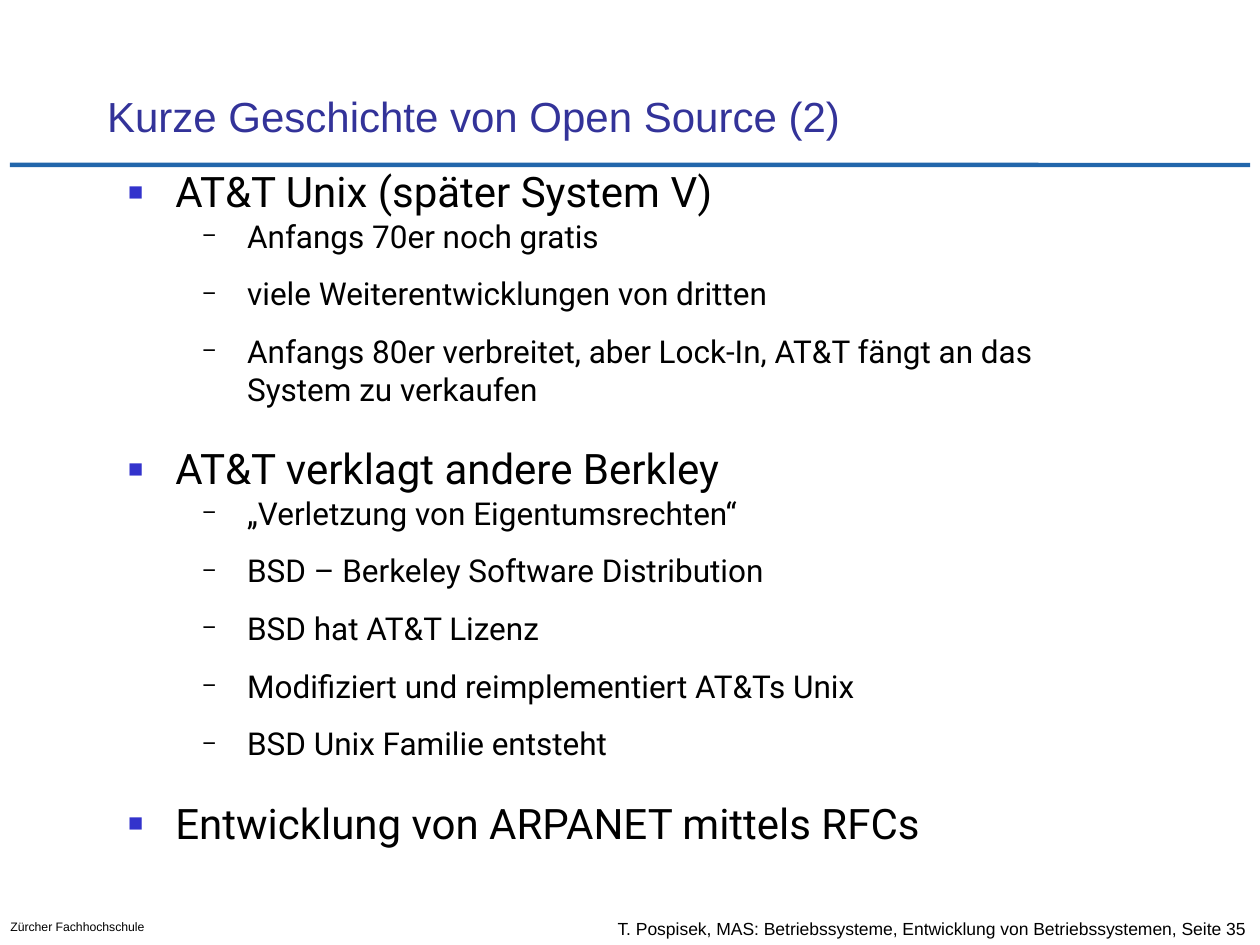
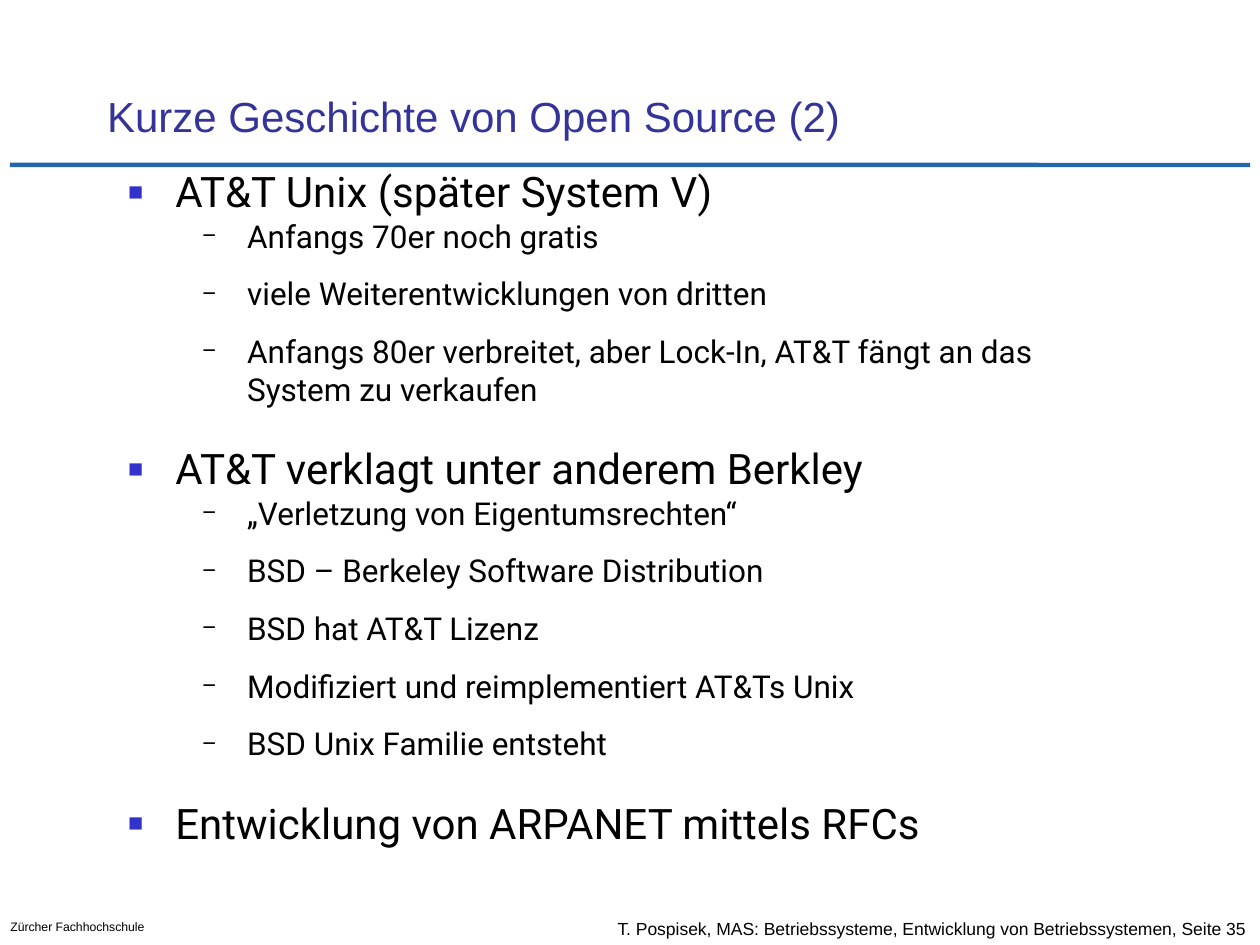
Before and after one commit to tpo/betriebssysteme, a slide deck: slide 35 of 01-2_Entwicklung_von_Betriebssystemen.odp. Drawn at 1260x945 pixels with LibreOffice and Linux fonts; fonts in the diff are those of the drawing; background and template pictures are left out. Boxes give left, top, right and bottom in pixels: in the first picture for what was removed or moved away, otherwise in the second. Text is boxed around its words. In the diff, an @@ line names an element or a change of style, - is before the commit and + after.

Commit message:
diverse kosmetische Änderungen
* Titel der Slides Teilhaber- und Teilnehmerbetrieb mit englischen Ausdruck ergänzt
* S.21 Gründe für Verbreitung eines OS neutraler umformuliert
* S.31 ergänzt, dass Minix als Management Engine OS dient
* S.33 Text ersetzt: Linux als Basis von Androis und Internet OS
* S.37 GitLab als wichtiges Ereignis hinzugefügt

```diff
--- a/01-2_Entwicklung_von_Betriebssystemen.odp
+++ b/01-2_Entwicklung_von_Betriebssystemen.odp
@@ text at (175, 452, 863, 493): text changed @@
-■ AT&T verklagt andere Berkley
+■ AT&T verklagt unter anderem Berkley
```
Also in this commit, not shown: 6 other slides changed.
